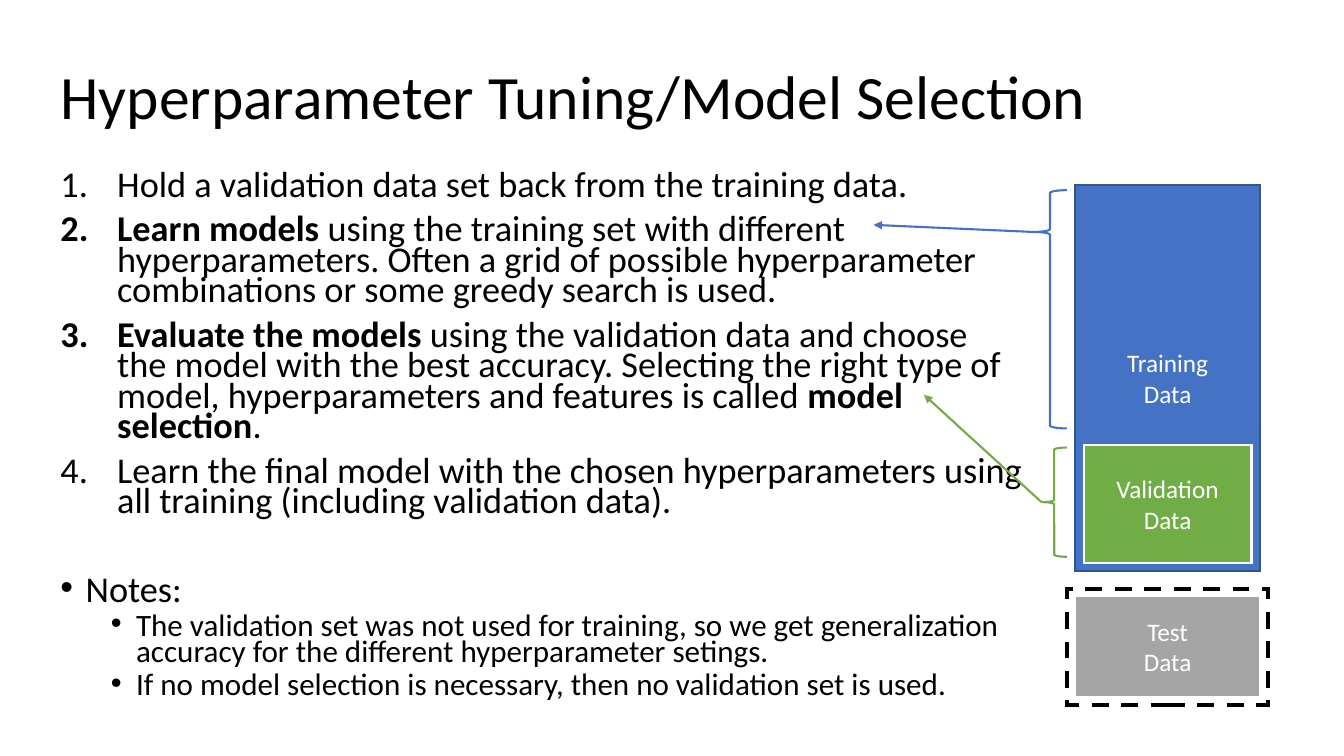
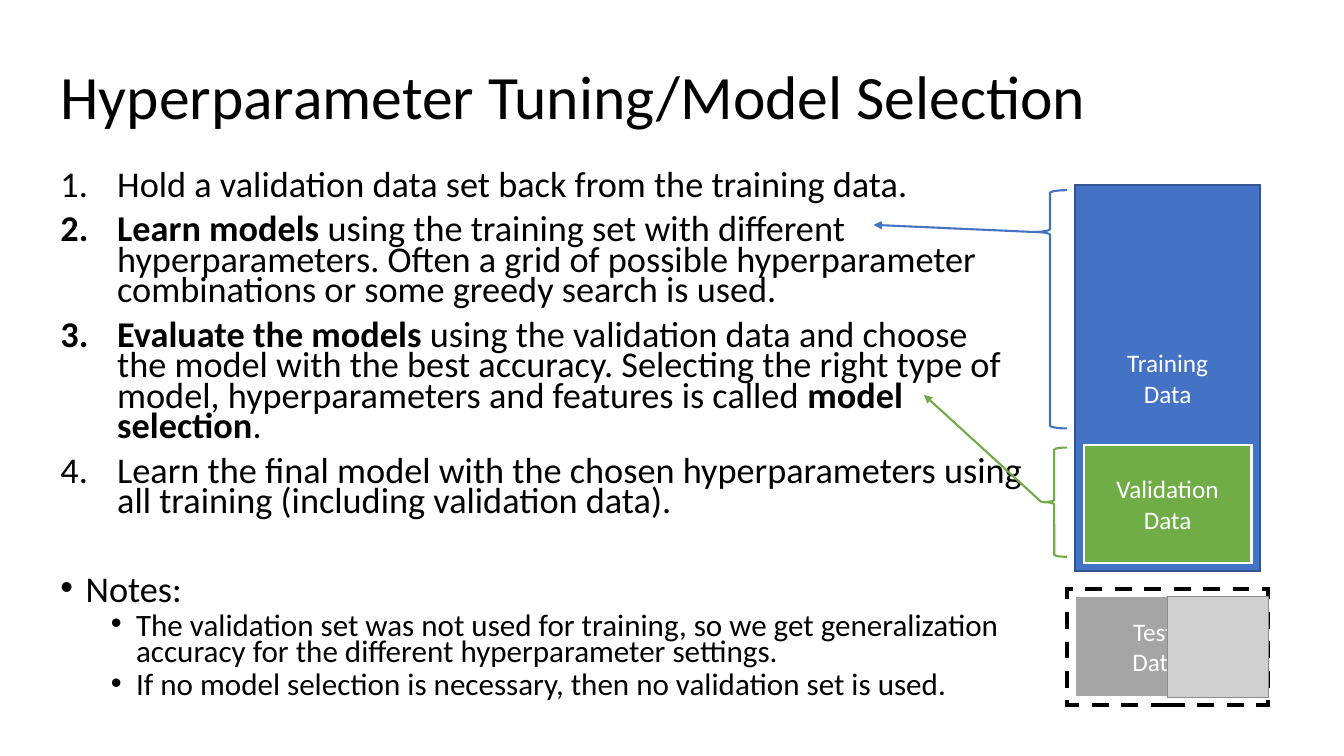
Before and after one commit to mhahsler/CS7320-AI, a slide deck: slide 17 of slides/19_ML_intro.pptx. Drawn at 1344x756 pixels with LibreOffice and Linux fonts; fonts in the diff are those of the drawing; grey boxes stand for pictures. Boxes give left, top, right and bottom in pixels: in the first picture for what was removed or moved away, otherwise in the second. Text is boxed around its words. In the diff, an @@ line names an element or a change of style, - is before the commit and + after.

```diff
--- a/slides/19_ML_intro.pptx
+++ b/slides/19_ML_intro.pptx
@@ picture added at (x1=1168, y1=597, x2=1268, y2=698) @@
@@ text at (x1=136, y1=614, x2=998, y2=668): text changed @@
-  • The validation set was not used for training, so we get generalization accuracy for the different hyperparameter setings.
+  • The validation set was not used for training, so we get generalization accuracy for the different hyperparameter settings.
```
Also in this commit, not shown: 11 other slides changed, 1 slide added, 1 other file.
